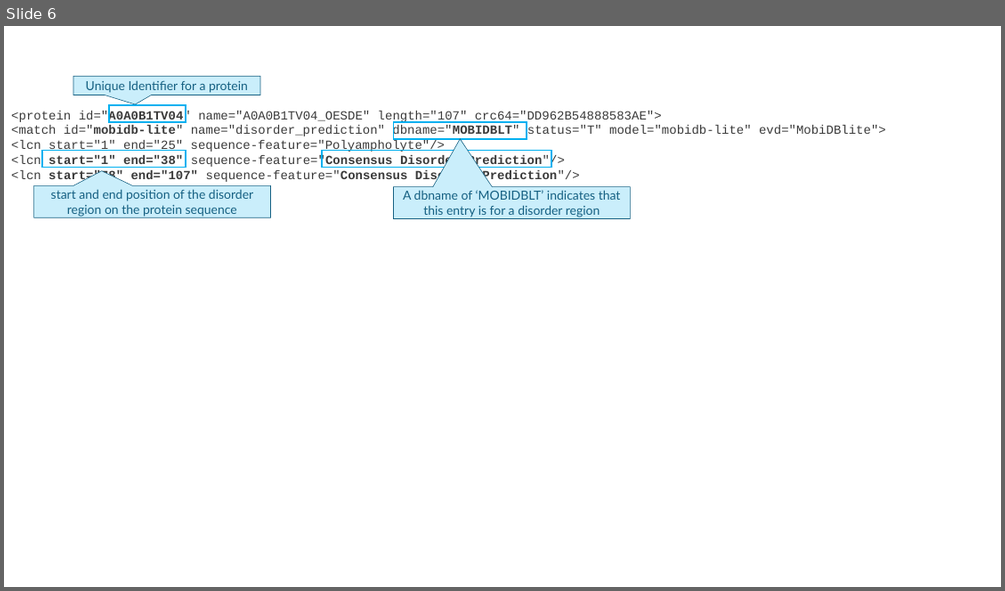
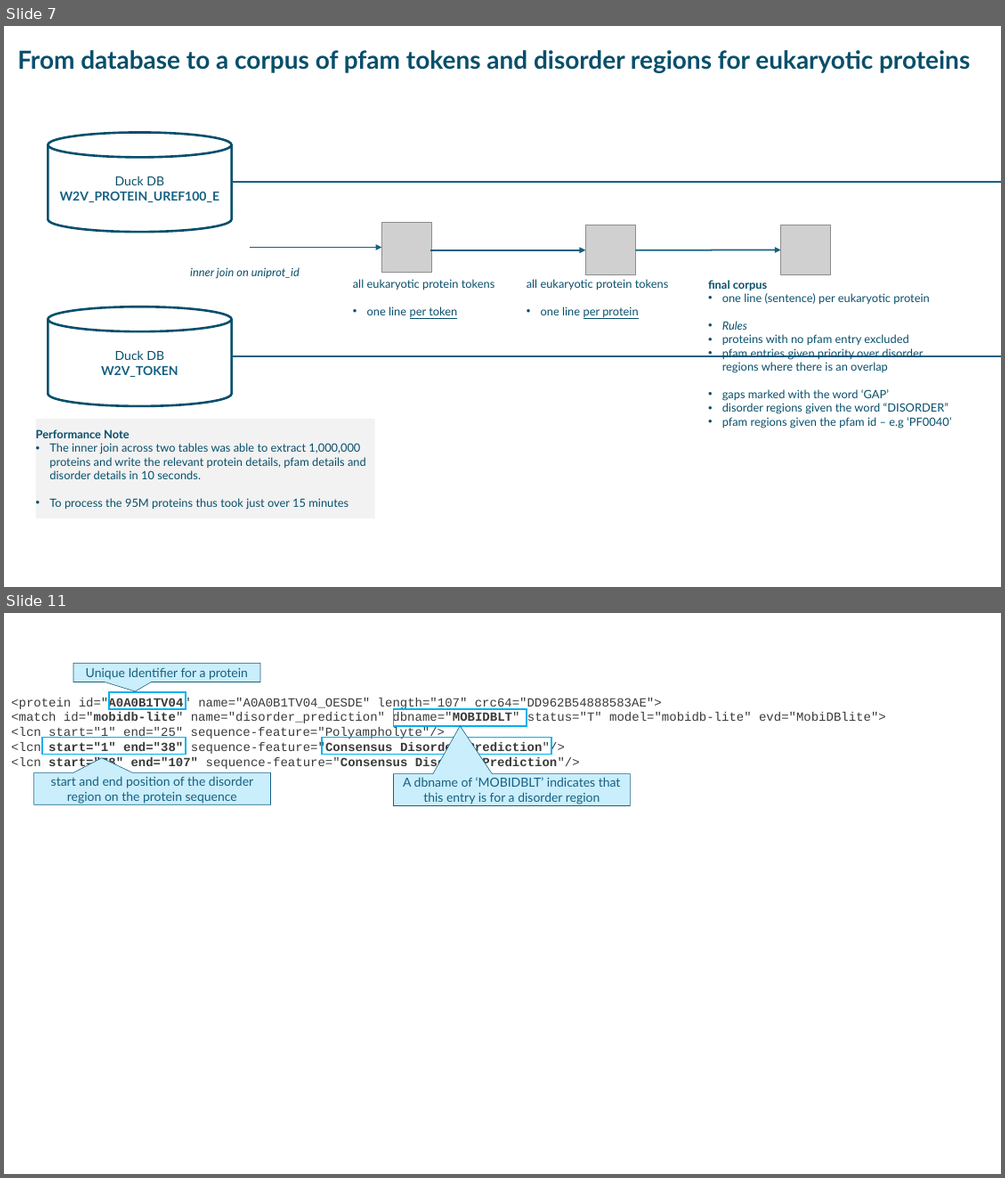
Before and after one commit to greyneuron/COMP_0158_MSC_PROJECT, a slide deck: report/MSc Dissertation - W2V.pptx. Shown one above the other, each under a label of ours: slide 6 before the commit, slides 7 and 11 after it; the slides between them are not shown. The pictures are 1005x591 and 1005x1178 pixels, drawn with LibreOffice and Linux fonts; fonts in the diff are those of the drawing; grey boxes stand for pictures. Boxes give left, top, right and bottom in pixels: in the first picture for what was removed or moved away, otherwise in the second. Text is boxed around its words. In the diff, an @@ line names an element or a change of style, - is before the commit and + after.

```diff
--- a/report/MSc Dissertation - W2V.pptx
+++ b/report/MSc Dissertation - W2V.pptx
@@ slide 7 added at [4,26,1001,587], background #FFFFFF @@
@@ text added at [17,50,970,73], 24 pt, text #084F6A, bold @@
+From database to a corpus of pfam tokens and disorder regions for eukaryotic proteins
@@ cylinder added at [48,132,232,232], outline #084F6A 2.25 pt, 12 pt, text #156082, bold @@
+Duck DB
+W2V_PROTEIN_UREF100_E
@@ elbow line added from (231, 183) to (231, 356), #156082 1.5 pt @@
@@ picture added at [381,223,432,273] @@
@@ picture added at [586,224,636,275] @@
@@ picture added at [781,224,831,275] @@
@@ arrow added from (250, 248) to (381, 248), #156082 1.5 pt @@
@@ arrow added from (430, 250) to (586, 250), #156082 1.5 pt @@
@@ arrow added from (635, 250) to (781, 249), #156082 1.5 pt @@
@@ text added at [190,267,299,278], 11 pt, text #084F6A, italic @@
+inner join on uniprot_id
@@ text added at [353,279,495,317], 11 pt, text #084F6A @@
+all eukaryotic protein tokens
+• one line per token
@@ text added at [526,279,669,317], 11 pt, text #084F6A @@
+all eukaryotic protein tokens
+• one line per protein
@@ text added at [708,280,951,428], 11 pt, text #084F6A @@
+final corpus
+• one line (sentence) per eukaryotic protein
+• Rules
+• proteins with no pfam entry excluded
+• pfam entries given priority over disorder regions where there is an overlap
+• gaps marked with the word ‘GAP’
+• disorder regions given the word “DISORDER”
+• pfam regions given the pfam id – e.g ‘PF0040’
@@ cylinder added at [48,306,232,406], outline #084F6A 2.25 pt, 12 pt, text #156082, bold @@
+Duck DB
+W2V_TOKEN
@@ rectangle added at [35,418,375,518], fill #F2F2F2, 11 pt, text #084F6A @@
+Performance Note
+• The inner join across two tables was able to extract 1,000,000 proteins and write the relevant protein details, pfam details and disorder details in 10 seconds.
+• To process the 95M proteins thus took just over 15 minutes
@@ what was slide 6 is now slide 11 @@
```
Also in this commit, not shown: 7 other slides added, 3 slides removed, 1 other file.
